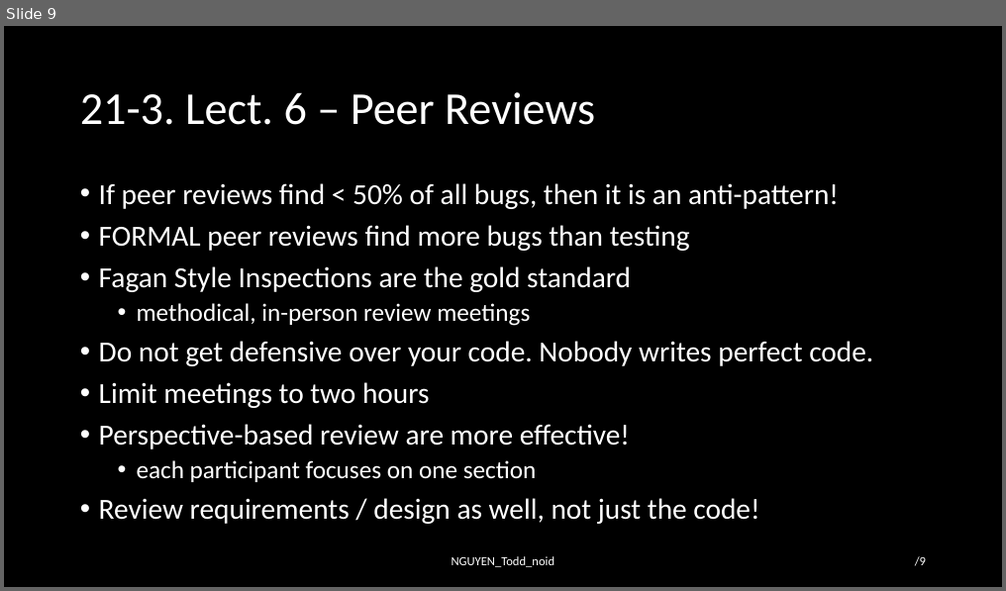
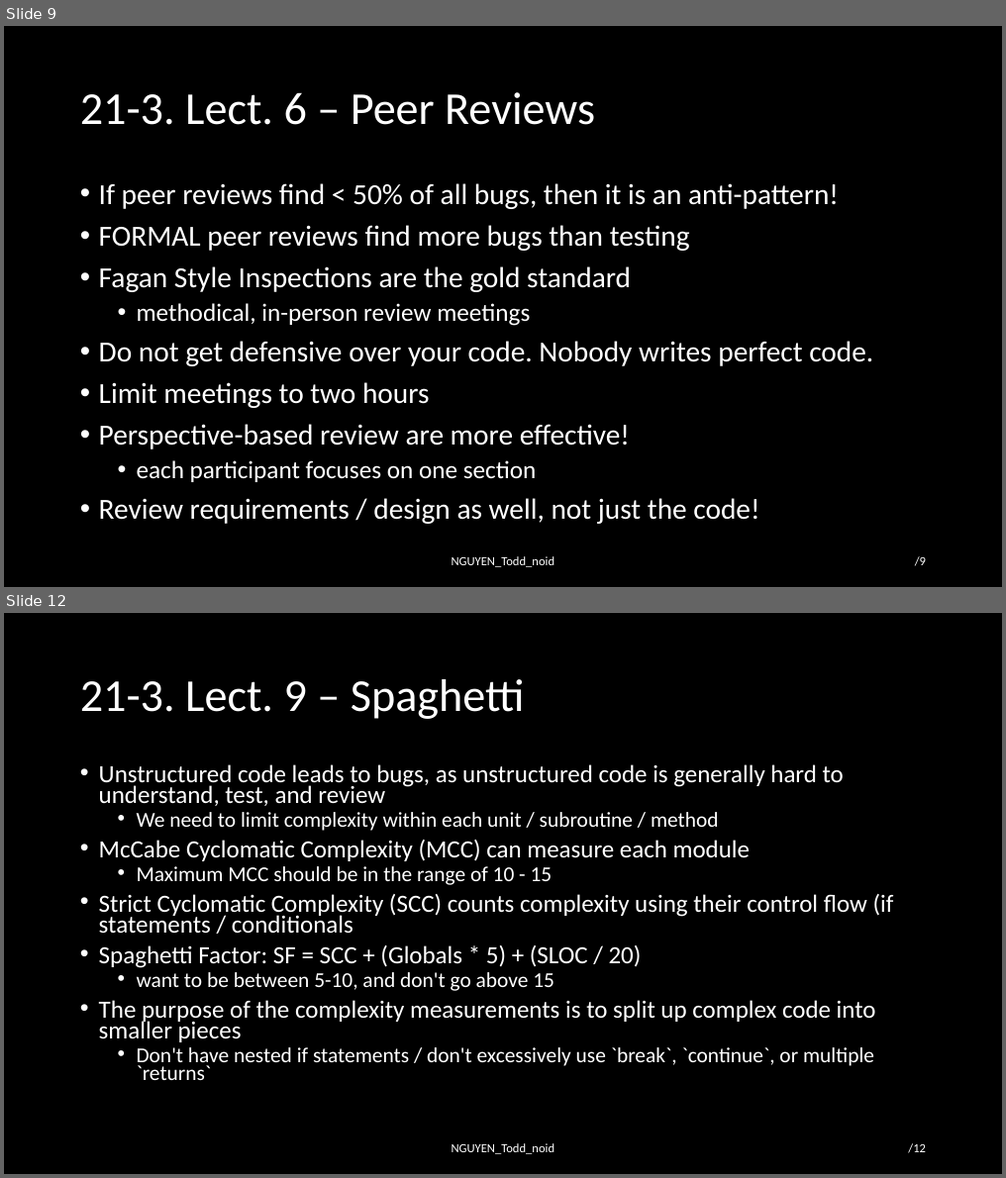
Before and after one commit to toddnguyen-gf/embedded-training, a slide deck: ece-18-642/lec-20-to-24/hw21/HW21_NGUYEN_Todd_noid.pptx. Shown one above the other, each under a label of ours: slide 9 before the commit, slides 9 and 12 after it; the slides between them are not shown. The pictures are 1006x591 and 1006x1178 pixels, drawn with LibreOffice and Linux fonts; fonts in the diff are those of the drawing. Boxes give left, top, right and bottom in pixels: in the first picture for what was removed or moved away, otherwise in the second. Text is boxed around its words. In the diff, an @@ line names an element or a change of style, - is before the commit and + after.

Commit message:
HW21: Finish reviewing Lect 6 - 9

```diff
--- a/ece-18-642/lec-20-to-24/hw21/HW21_NGUYEN_Todd_noid.pptx
+++ b/ece-18-642/lec-20-to-24/hw21/HW21_NGUYEN_Todd_noid.pptx
@@ slide 12 added at (4, 613, 1002, 1174), background #000000 @@
@@ title added at (80, 679, 525, 719), 44 pt, text #FFFFFF @@
+21-3. Lect. 9 – Spaghetti
@@ text added at (99, 764, 894, 1080), 23.8 pt, text #FFFFFF @@
+• Unstructured code leads to bugs, as unstructured code is generally hard to understand, test, and review
+  • We need to limit complexity within each unit / subroutine / method
+• McCabe Cyclomatic Complexity (MCC) can measure each module
+  • Maximum MCC should be in the range of 10 - 15
+• Strict Cyclomatic Complexity (SCC) counts complexity using their control flow (if statements / conditionals
+• Spaghetti Factor: SF = SCC + (Globals * 5) + (SLOC / 20)
+  • want to be between 5-10, and don't go above 15
+• The purpose of the complexity measurements is to split up complex code into smaller pieces
+  • Don't have nested if statements / don't excessively use `break`, `continue`, or multiple `returns`
@@ text added at (451, 1144, 555, 1155), 12 pt, text #FFFFFF @@
+NGUYEN_Todd_noid
@@ page number added at (908, 1144, 926, 1154), 12 pt, text #FFFFFF @@
+/12
```
Also in this commit, not shown: 2 other slides added.
